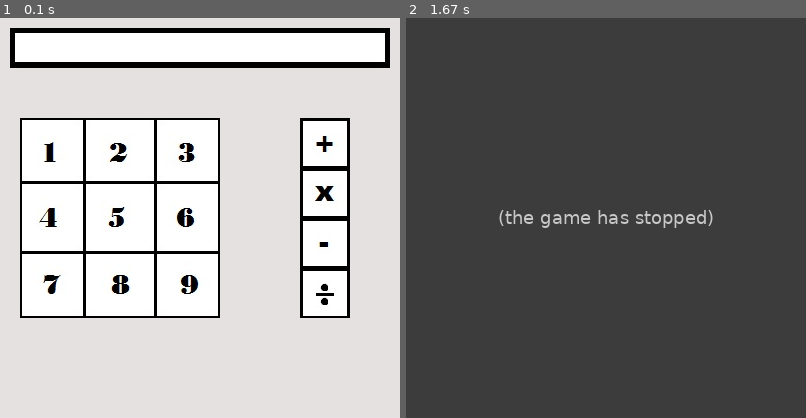
Above: before the commit, frames 1-2 (left to right).
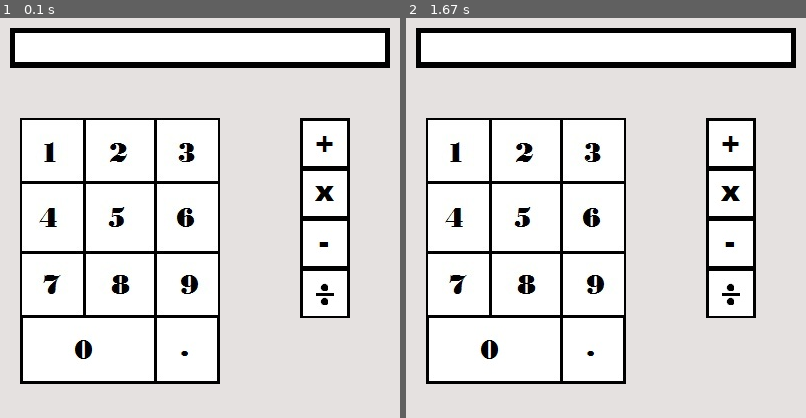
Above: after the commit, the same moments.

Repository: Regedit1/Pygame-Calculator
Game: pygame game, started from calculator.py
Two runs of this game, one before a commit and one after it. Both use one fixed random seed, a clock stepped at 60 frames per second and the inputs below. The source is Python 2; it was converted automatically to run under Python 3.
Inputs (mouse positions are in pixels of both pictures, inside the frame that each line leads up to):
- Up to frame 1 (0.1 s): no input
- Up to frame 2 (1.67 s): click (526, 250) at 0.38 s; click (646, 306) at 0.72 s; click (482, 158) at 1.05 s

The runs differ from the first frame. In frame 1, 8.4% of the frame differs, in the area x 5-55%, y 32-92%; in frame 2, 100%, in the area x 0-100%, y 0-100%.
Error before the commit: UnboundLocalError: cannot access local variable 'forn' where it is not associated with a val...; the game stopped at 0.72 s (later frames are placeholders)

Commit message:
developed mouseinput

Diff:
--- a/calculator.py
+++ b/calculator.py
@@ -13,16 +13,36 @@
 function = pygame.image.load("functions.jpg").convert()
 forn = "num"
 def funcornum(x,y):
-    if x > 20 and x < 220 and y > 100 and y < 300:
+    if x > 20 and x < 220 and y > 100 and y < 366:
         print "number"
         forn = "number"
     elif x > 300 and x < 350 and y > 100 and y < 300:
         print "function"
         forn = "function"
+    else:
+        forn = "neither"
     return forn
 
-def whichnumber():
-    print "testing for number"
+def whichnumber(x, y):
+    print "testing for number:"
+    if x > 20 and x < 86:
+        if y > 100 and y < 166:
+            print 1
+            number = 1
+        if y > 166 and y < 233:
+            print 4
+            number = 4
+        if y > 233 and y < 300:
+            print 7
+            number = 7
+        else:
+            number = "none"
+    else:
+        number =  "none"
+
+
+    return number
+
 
 #Game loop
 while 1:
@@ -34,7 +54,7 @@
             x , y = pygame.mouse.get_pos()
             forn = funcornum(x , y)
             if forn == "number":
-                whichnumber()
+                whichnumber(x, y)
 
 
 
Binary file changed: numpad.jpg
